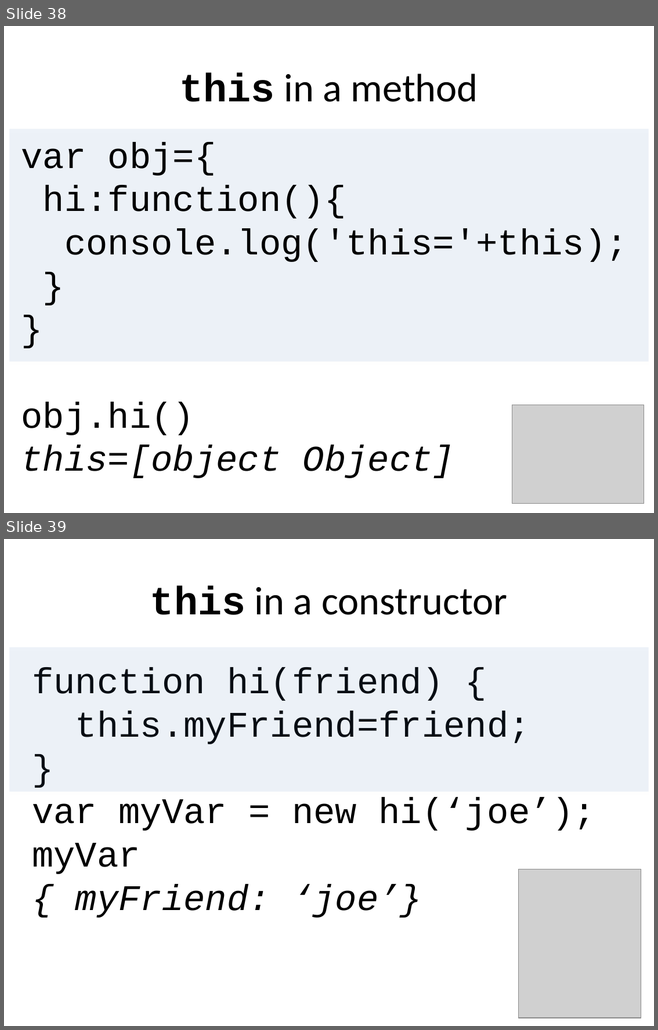
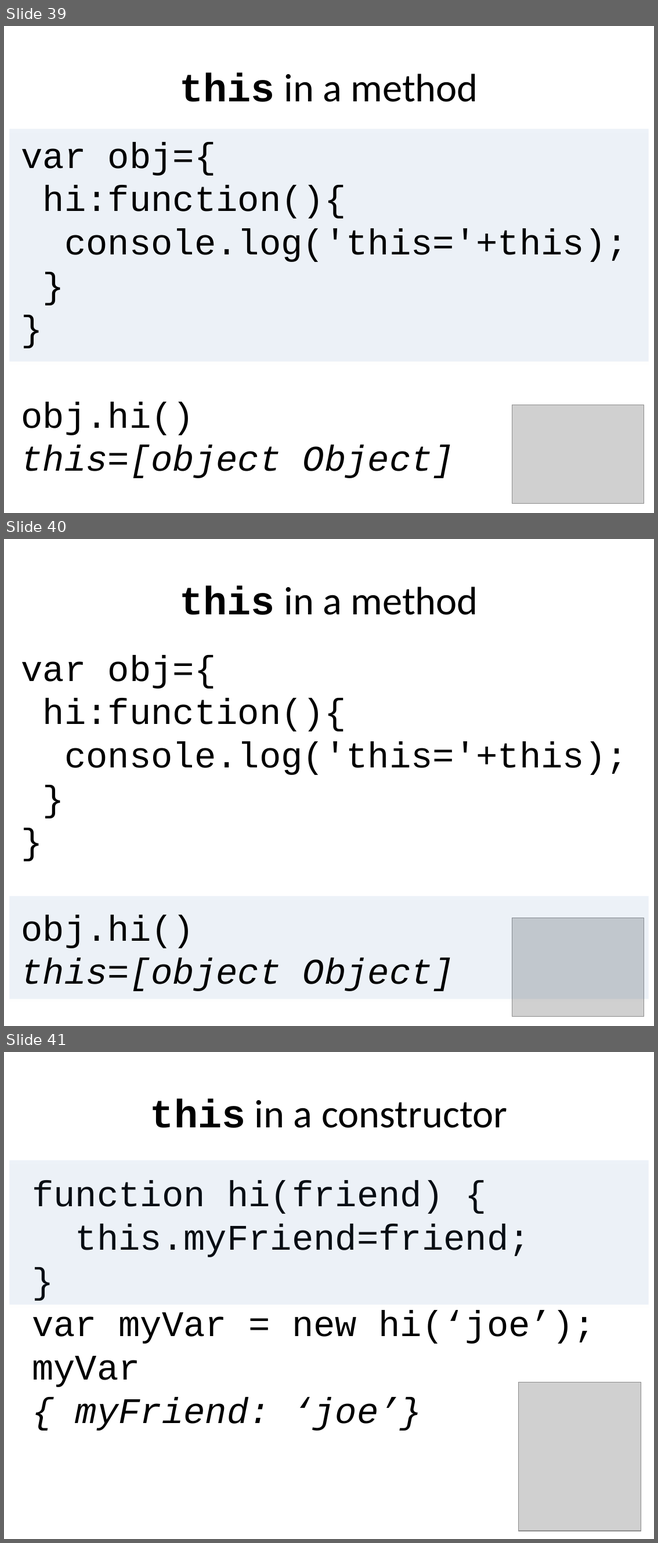
Before and after one commit to benralexander/lv, a slide deck: myD3_latest_c.ppt. Shown one above the other, each under a label of ours: slides 38 and 39 before the commit, slides 39, 40 and 41 after it. The pictures are 658x1030 and 658x1543 pixels, drawn with LibreOffice and Linux fonts; fonts in the diff are those of the drawing; grey boxes stand for pictures. Boxes give left, top, right and bottom in pixels: in the first picture for what was removed or moved away, otherwise in the second. Text is boxed around its words. In the diff, an @@ line names an element or a change of style, - is before the commit and + after.

```diff
--- a/myD3_latest_c.ppt
+++ b/myD3_latest_c.ppt
@@ slide 40 added at [4,539,654,1026], background #FFFFFF @@
@@ title added at [180,586,478,615], 44 pt, text #000000 @@
+this in a method
@@ text added at [21,655,628,991], 40 pt, text #000000 @@
+var obj={
+hi:function(){
+console.log('this='+this);
+}
+}
+obj.hi()
+this=[object Object]
@@ rectangle added at [9,896,648,999], fill #4F81BD at 10% opacity @@
@@ picture added at [512,918,644,1016] @@
@@ what was slide 38 is now slide 39 @@
@@ what was slide 39 is now slide 41 @@
```
Also in this commit, not shown: 10 slides changed, 2 other slides added, 4 other files.
